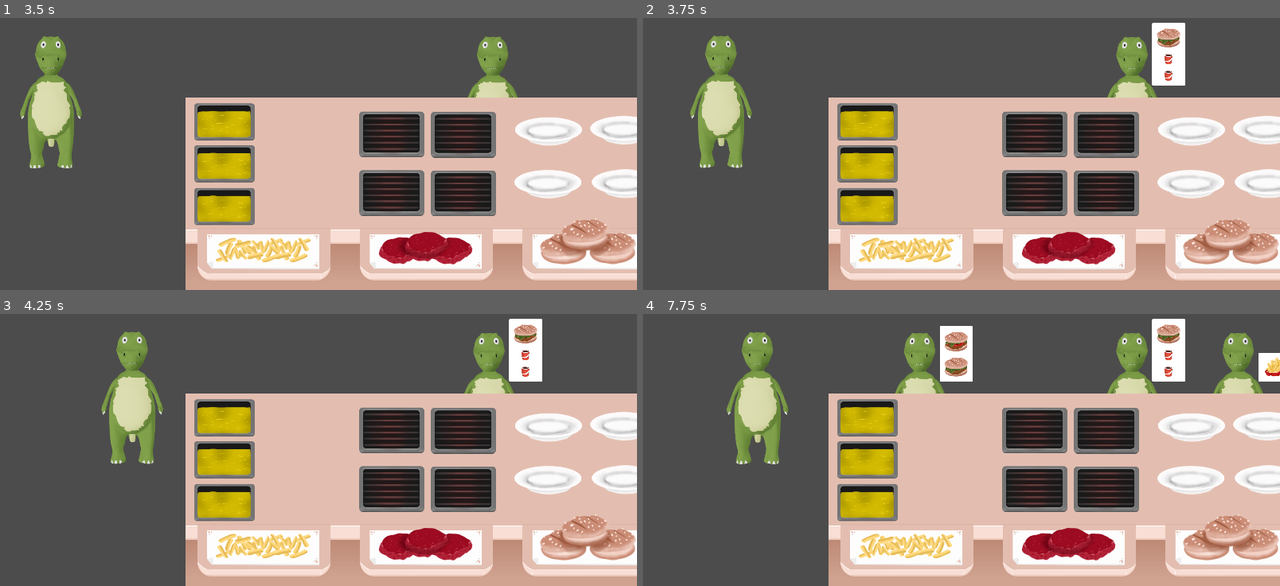
Above: before the commit, frames 1-4 (two rows, left to right).
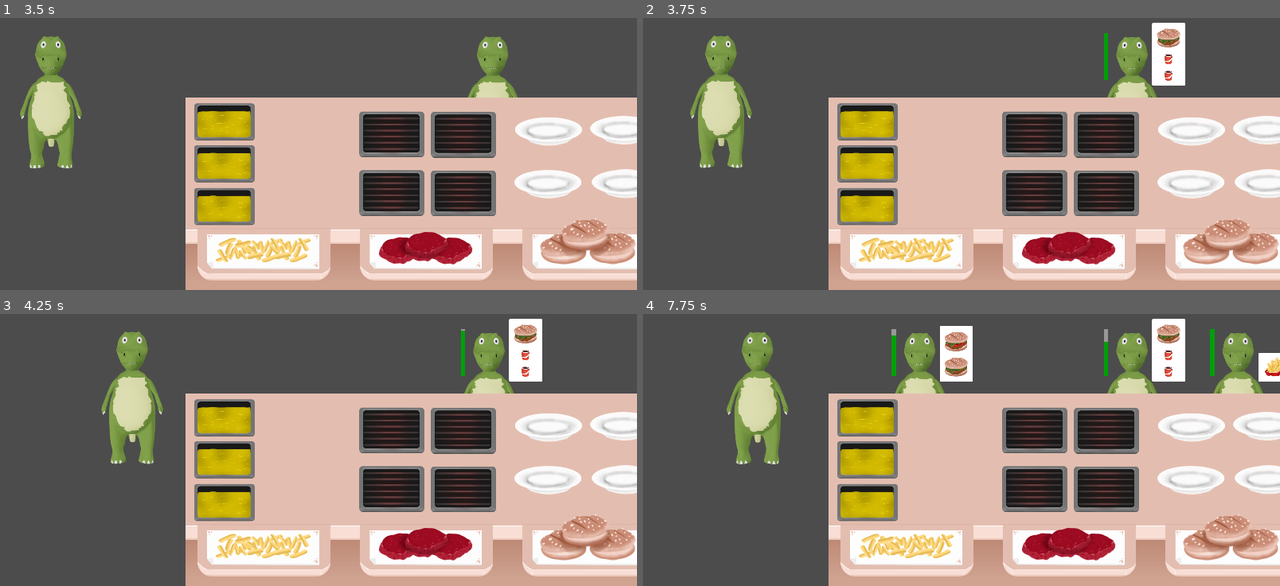
Above: after the commit, the same moments.

Repository: samuelpedrajas/MyVeganRestaurant
Game: Godot game, scene res://Scenes/Kitchen.tscn
Two runs of this game, one before a commit and one after it. Both use one fixed random seed, a clock stepped at 60 frames per second and the inputs below.
Inputs (mouse positions are in pixels of both pictures, inside the frame that each line leads up to):
- Up to frame 1 (3.5 s): click "PLAY" at 0.5 s; move the mouse to (388, 134) at 1.27 s; click (388, 134) at 1.42 s; move the mouse to (465, 134) at 2.02 s; click (465, 134) at 2.17 s; move the mouse to (388, 192) at 2.77 s; click (388, 192) at 2.92 s
- Up to frame 2 (3.75 s): move the mouse to (1108, 192) at 3.52 s; click (1108, 192) at 3.67 s
- Up to frame 3 (4.25 s): no input
- Up to frame 4 (7.75 s): move the mouse to (1190, 420) at 4.27 s; click (1190, 420) at 4.42 s; move the mouse to (1267, 420) at 5.02 s; click (1267, 420) at 5.17 s; move the mouse to (1190, 474) at 5.77 s; click (1190, 474) at 5.92 s; move the mouse to (1267, 474) at 6.52 s; click (1267, 474) at 6.67 s; move the mouse to (865, 417) at 7.27 s; click (865, 417) at 7.42 s

Frame 1 is identical in both runs. In frame 2, 0.1% of the frame differs, in the area x 72-73%, y 5-23%; in frame 3, 0.1%; in frame 4, 0.4%, in the area x 39-90%, y 5-23%.

Commit message:
patience

Diff:
--- a/Scenes/Client.tscn
+++ b/Scenes/Client.tscn
@@ -1,8 +1,9 @@
-[gd_scene load_steps=7 format=2]
+[gd_scene load_steps=9 format=2]
 
 [ext_resource path="res://Scripts/Client.gd" type="Script" id=1]
 [ext_resource path="res://Images/Bocadillo.png" type="Texture" id=2]
 [ext_resource path="res://Images/Cliente.png" type="Texture" id=3]
+[ext_resource path="res://Scenes/PatienceTimer.tscn" type="PackedScene" id=4]
 
 [sub_resource type="Animation" id=4]
 resource_name = "walking_in"
@@ -50,6 +51,42 @@
 tracks/1/keys = {
 "points": PoolRealArray( -202.561, -0.25, 0, 0.25, 0, -208.572, -0.25, 0, 0.25, 0, -202.561, -0.25, 0, 0.25, 0 ),
 "times": PoolRealArray( 0, 0.6, 1 )
+}
+
+[sub_resource type="Animation" id=6]
+resource_name = "walking_out_angry"
+loop = true
+tracks/0/type = "bezier"
+tracks/0/path = NodePath("Sprite:position:x")
+tracks/0/interp = 1
+tracks/0/loop_wrap = true
+tracks/0/imported = false
+tracks/0/enabled = true
+tracks/0/keys = {
+"points": PoolRealArray( -45.6652, -0.25, 0, 0.25, 0, -45.665, -0.25, 0, 0.25, 0, -45.6652, -0.25, 0, 0.25, 0 ),
+"times": PoolRealArray( 0, 0.5, 1 )
+}
+tracks/1/type = "bezier"
+tracks/1/path = NodePath("Sprite:position:y")
+tracks/1/interp = 1
+tracks/1/loop_wrap = true
+tracks/1/imported = false
+tracks/1/enabled = true
+tracks/1/keys = {
+"points": PoolRealArray( -202.561, -0.25, 0, 0.25, 0, -208.572, -0.25, 0, 0.25, 0, -202.561, -0.25, 0, 0.25, 0 ),
+"times": PoolRealArray( 0, 0.6, 1 )
+}
+tracks/2/type = "value"
+tracks/2/path = NodePath("Sprite:modulate")
+tracks/2/interp = 1
+tracks/2/loop_wrap = true
+tracks/2/imported = false
+tracks/2/enabled = true
+tracks/2/keys = {
+"times": PoolRealArray( 0 ),
+"transitions": PoolRealArray( 1 ),
+"update": 0,
+"values": [ Color( 1, 0.431373, 0.431373, 1 ) ]
 }
 
 [sub_resource type="GDScript" id=3]
@@ -94,8 +131,8 @@
 	print(\"Client walking in... (%s -> %s)\" % [left_prob,  int(left)])
 
 
-func walk_out():
-	play(\"walking_out\")
+func walk_out(anim=\"walking_out\"):
+	play(anim)
 	var viewport_size = client.get_viewport_rect().size
 	var left_prob = (viewport_size.x - client.get_global_position().x) / viewport_size.x
 	var left = _is_going_to_left(left_prob)
@@ -110,12 +147,18 @@
 	print(\"Client walking out... (%s -> %s)\" % [left_prob, int(left)])
 
 
+func walk_out_angry():
+	walk_out(\"walking_out_angry\")
+
+
 func _on_Tween_tween_all_completed():
 	if current_animation == \"walking_in\":
 		stop()
 		emit_signal(\"arrived\")
 		print(\"Client arrived\")
 	elif current_animation == \"walking_out\":
+		client.die()
+	elif current_animation == \"walking_out_angry\":
 		client.die()
 "
 
@@ -153,8 +196,13 @@
 playback_speed = 2.0
 anims/walking_in = SubResource( 4 )
 anims/walking_out = SubResource( 5 )
+anims/walking_out_angry = SubResource( 6 )
 script = SubResource( 3 )
 
 [node name="Tween" type="Tween" parent="AnimationPlayer"]
+
+[node name="PatienceTimer" parent="." instance=ExtResource( 4 )]
+position = Vector2( -125.363, -349.106 )
 [connection signal="arrived" from="AnimationPlayer" to="." method="_on_AnimationPlayer_arrived"]
 [connection signal="tween_all_completed" from="AnimationPlayer/Tween" to="AnimationPlayer" method="_on_Tween_tween_all_completed"]
+[connection signal="angry" from="PatienceTimer" to="." method="_on_PatienceTimer_angry"]
--- /dev/null
+++ b/Scenes/PatienceTimer.tscn
@@ -0,0 +1,29 @@
+[gd_scene load_steps=4 format=2]
+
+[ext_resource path="res://Scripts/PatienceTimer.gd" type="Script" id=1]
+
+[sub_resource type="StyleBoxFlat" id=1]
+bg_color = Color( 0, 0.627451, 0.0392157, 1 )
+
+[sub_resource type="StyleBoxFlat" id=2]
+
+[node name="PatienceTimer" type="Node2D"]
+script = ExtResource( 1 )
+
+[node name="Timer" type="Timer" parent="."]
+
+[node name="Progress" type="ProgressBar" parent="."]
+visible = false
+margin_left = -70.0
+margin_right = 73.0
+margin_bottom = 14.0
+rect_rotation = -90.0
+rect_pivot_offset = Vector2( 71, 7 )
+custom_styles/fg = SubResource( 1 )
+custom_styles/bg = SubResource( 2 )
+value = 100.0
+percent_visible = false
+__meta__ = {
+"_edit_use_anchors_": false
+}
+[connection signal="timeout" from="Timer" to="." method="_on_Timer_timeout"]
--- a/Scripts/Client.gd
+++ b/Scripts/Client.gd
@@ -18,6 +18,7 @@
 
 func walk_out():
 	bubble.hide()
+	$PatienceTimer.stop()
 	$AnimationPlayer.walk_out()
 
 
@@ -32,6 +33,8 @@
 
 
 func accepts_dish(dish):
+	if not bubble.is_visible():
+		return false
 	for _dish in bubble.get_children():
 		if _dish.reference == dish.reference and _dish.served == false:
 			return true
@@ -83,6 +86,10 @@
 	_resize()
 
 
+func increase_patience(seconds):
+	$PatienceTimer.add_patience(seconds)
+
+
 func _resize():
 	if bubble_initial_position == null:
 		bubble_initial_position = bubble.get_position()
@@ -110,3 +117,10 @@
 func _on_AnimationPlayer_arrived():
 	select_dishes()
 	bubble.show()
+	$PatienceTimer.start()
+
+
+func _on_PatienceTimer_angry():
+	bubble.hide()
+	$PatienceTimer.stop()
+	$AnimationPlayer.walk_out_angry()
--- a/Scripts/Kitchen.gd
+++ b/Scripts/Kitchen.gd
@@ -1,4 +1,7 @@
 extends Node2D
+
+
+export(int) var seconds_gained_on_delivery = 4
 
 
 func _ready():
@@ -94,6 +97,7 @@
 		return
 	origin.drop_item()
 	client.receive_dish(dish)
+	client.increase_patience(seconds_gained_on_delivery)
 	$Main.add_child(dish)
 	dish.deliver(origin.get_throw_position())
 
--- /dev/null
+++ b/Scripts/PatienceTimer.gd
@@ -0,0 +1,45 @@
+extends Node2D
+
+
+export var patience_time = 15
+
+var resolution = 0.1
+var _count = 0
+
+signal angry
+
+
+func countdown():
+	_count = patience_time
+	$Timer.start()
+
+
+func start():
+	$Timer.set_paused(false)
+	$Timer.set_wait_time(self.resolution)
+	$Progress.show()
+	countdown()
+
+
+func add_patience(seconds):
+	_count = min(patience_time, _count + seconds)
+
+
+func stop():
+	$Timer.stop()
+	$Progress.hide()
+	$Progress.set_value(0)
+
+
+func _on_Timer_timeout():
+	_count -= resolution
+	var ellapsed_fraction = _count / patience_time
+
+	$Progress.set_value(ellapsed_fraction * 100)
+
+	if _count < resolution:
+		print("Client is angry!")
+		emit_signal("angry")
+		stop()
+	else:
+		$Timer.start()
